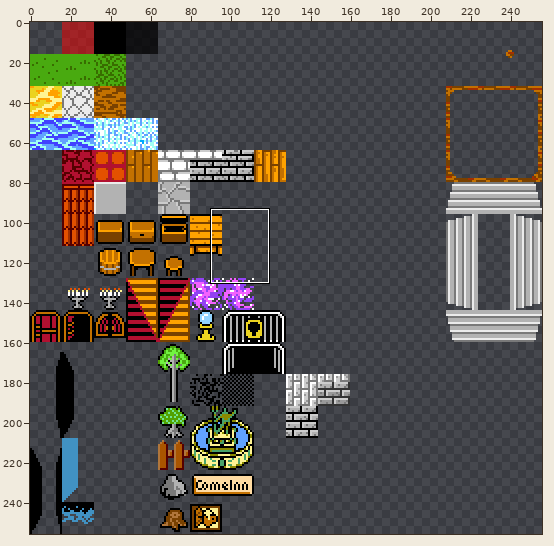
Two versions of one sprite sheet, assets/tiled_tileset.png. The first picture is a wide view before the edit; the outline marks the close-up.
Close-up. The starting point:
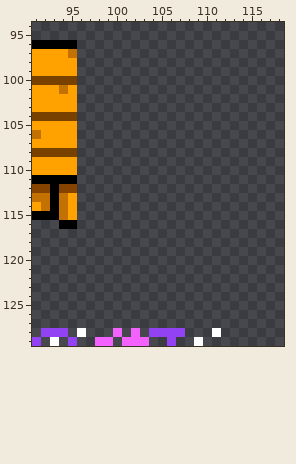
The file is 256x256 pixels. Colours within 5 levels of each other are drawn and written as one. Shown: x 91..118, y 94..129.
Now the later version:
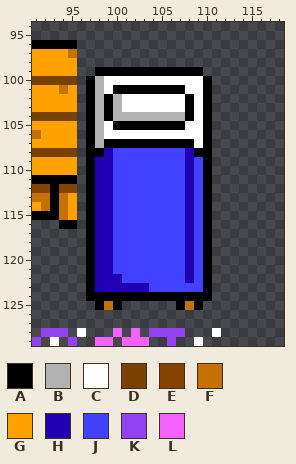
Palette (. is transparent): A #000000  B #b2b2b2  C #ffffff  D #794100  E #864300  F #c37100  G #ffa200  H #2000b2  J #4141ff  K #9241f3  L #f361ff
What changed:
Colour A is added in row 99 at x 98 to 109; in row 100 at x 97 and 110; in row 101 at x 97, 100 to 107 and 110; in rows 102 to 104 at x 97, 99, 108 and 110; in row 105 at x 97, 100 to 107 and 110; in row 106 at x 97 and 110.
Colour A is added in row 107 at x 97, 99 to 108 and 110; in row 108 at x 97 to 98 and 109 to 110; in rows 109 to 123 at x 97 and 110; in row 124 at x 97 to 110; in row 125 at x 98, 100, 107 and 109.
Colour B is added in rows 100 to 101 at x 98; in rows 102 to 103 at x 98 and 100; in row 104 at x 98 and 100 to 107; in rows 105 to 107 at x 98.
Colour C is added in row 100 at x 99 to 109; in row 101 at x 99 and 108 to 109; in rows 102 to 103 at x 101 to 107 and 109; in row 104 at x 109; in row 105 at x 99 and 108 to 109; in row 106 at x 99 to 109.
Colour C is added in row 107 at x 109.
Colour F is added in row 125 at x 99 and 108.
Colour H is added in row 108 at x 99 and 108; in rows 109 to 121 at x 98 to 99 and 108; in row 122 at x 98 to 100 and 108; in row 123 at x 98 to 103.
Colour J is added in row 108 at x 100 to 107; in rows 109 to 121 at x 100 to 107 and 109; in row 122 at x 101 to 107 and 109; in row 123 at x 104 to 109.
Pixel boxes of the changes (left, top, right, bottom) in both close-ups:
added: (86, 67, 212, 310)
